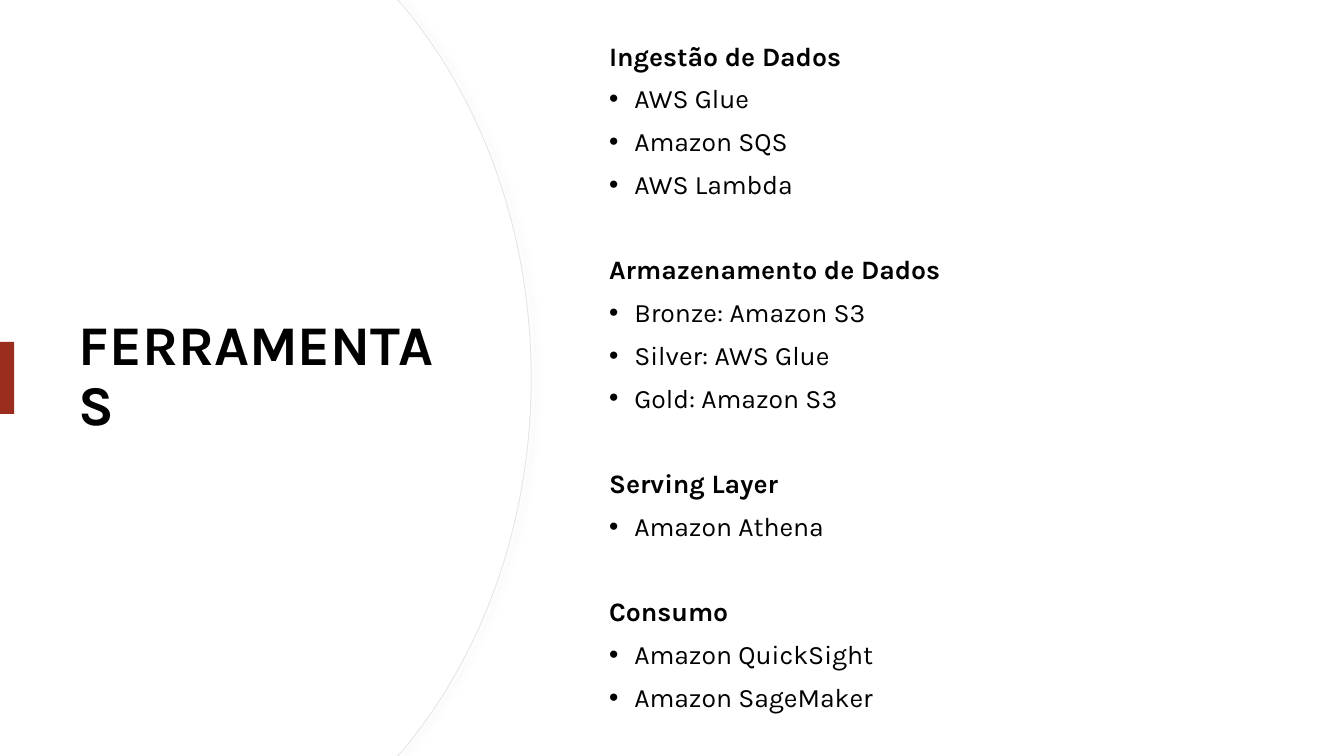
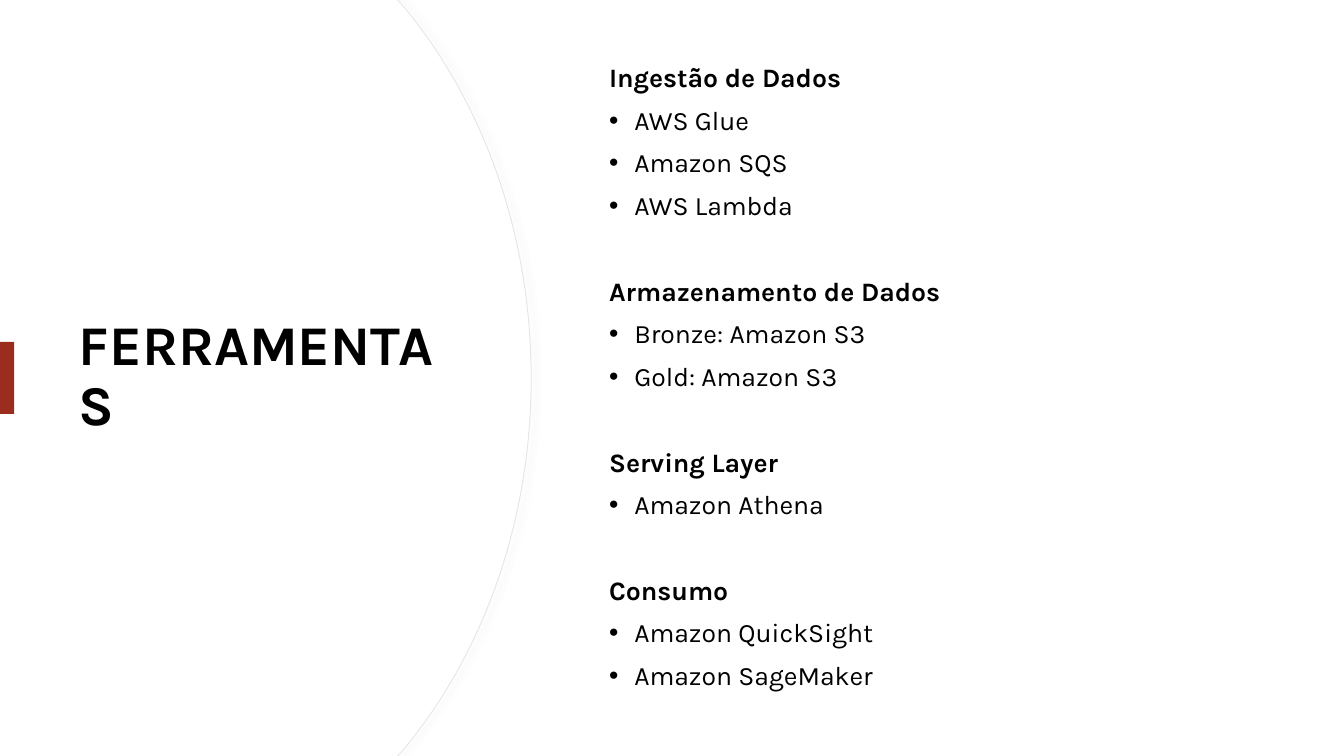
Before and after one commit to Luanferrazzo/HandsOnEngdeDados, a slide deck: slide 11 of Apresentação/SALES TECH.pptx. Drawn at 1344x756 pixels with LibreOffice and Linux fonts; fonts in the diff are those of the drawing. Boxes give left, top, right and bottom in pixels: in the first picture for what was removed or moved away, otherwise in the second. Text is boxed around its words. In the diff, an @@ line names an element or a change of style, - is before the commit and + after.

```diff
--- a/Apresentação/SALES TECH.pptx
+++ b/Apresentação/SALES TECH.pptx
@@ text at (634, 346, 829, 366): paragraph removed @@
-• Silver: AWS Glue
```
Also in this commit, not shown: 2 other slides changed.
